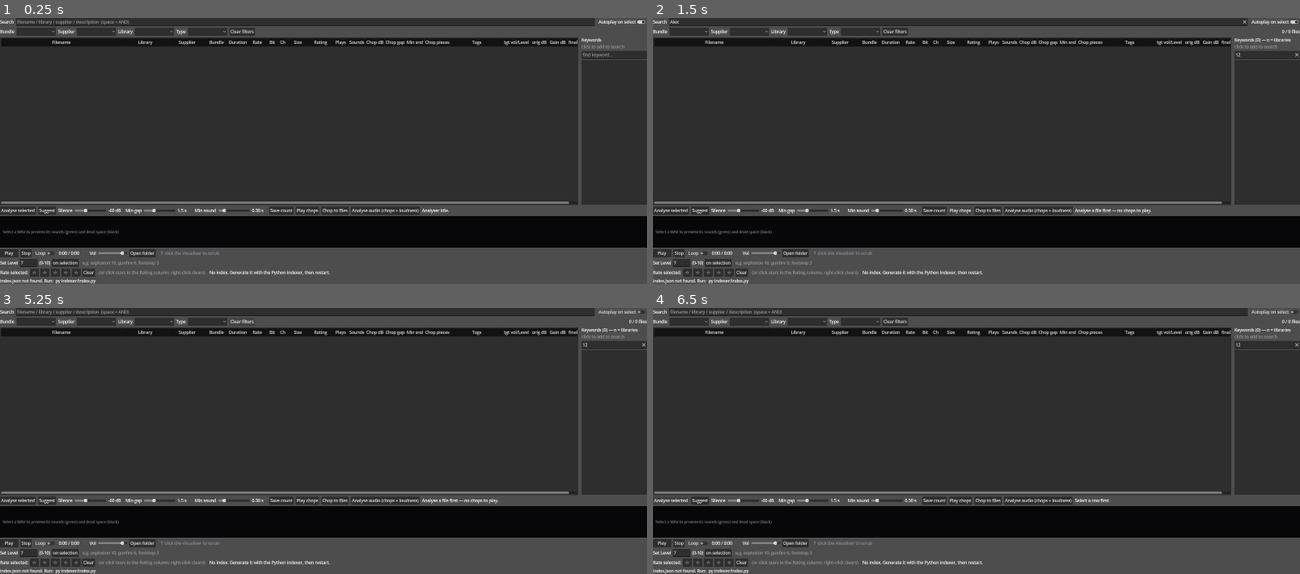
Above: before the commit, frames 1-4 (two rows, left to right).
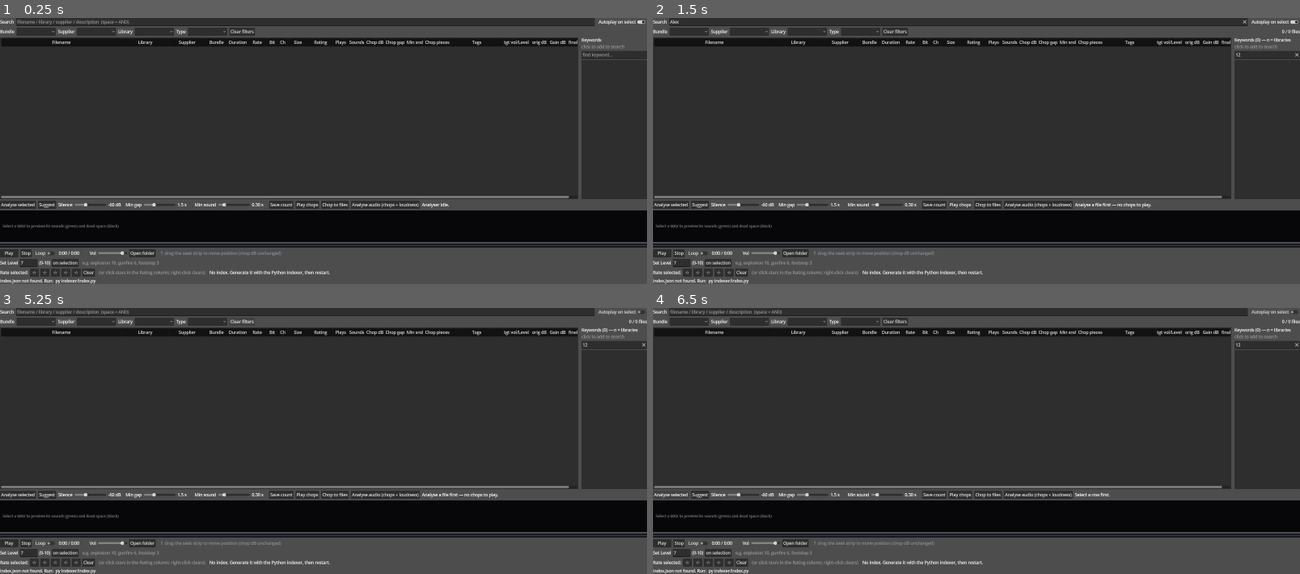
Above: after the commit, the same moments.

Repository: benedictcarter/sound_lib
Game: Godot game, scene res://main.tscn
Two runs of this game, one before a commit and one after it. Both use one fixed random seed, a clock stepped at 60 frames per second and the inputs below.
Inputs (mouse positions are in pixels of both pictures, inside the frame that each line leads up to):
- Up to frame 1 (0.25 s): no input
- Up to frame 2 (1.5 s): click (957, 23) at 0.52 s; type "Alex" at 0.6 s; click (1267, 55) at 0.75 s; type "12" at 0.83 s; click "Play chops" at 1.25 s
- Up to frame 3 (5.25 s): click "Play chops" at 2 s; click "Play" at 2.75 s; click "Play" at 3.5 s; click "Autoplay on select" at 4.25 s; click "Clear filters" at 5 s
- Up to frame 4 (6.5 s): click "Analyse selected" at 5.75 s

The runs differ from the first frame. In frame 1, 6.7% of the frame differs, in the area x 0-100%, y 66-90%; in frame 2, 6.7%; in frame 3, 6.7%; in frame 4, 6.7%.

Commit message:
Add aligned seek-only strip under the visualiser
New SeekBar control sits directly beneath the graph (both full width in the same
VBox; handle at pos*width = the graph's playhead*width, so exactly aligned). Drag
it to move the play position WITHOUT changing the chop dB (left-click on the graph
itself still does both). _process drives both handles from the same fraction;
both seek via _on_graph_seek.

Co-Authored-By: Claude Opus 4.8 <noreply@anthropic.com>

Diff:
--- a/app/main.gd
+++ b/app/main.gd
@@ -187,6 +187,35 @@
 				return true
 		return false
 
+
+## Thin seek-only strip placed directly under the visualiser, full width. Its dot
+## sits at pos*width — the same mapping as the graph's playhead — so they line up
+## exactly. Click/drag seeks playback; it never touches the chop dB.
+class SeekBar extends Control:
+	signal seek_requested(fraction: float)
+	var pos := -1.0                   # 0..1; < 0 hides the handle
+
+	func _gui_input(event: InputEvent) -> void:
+		var scrub := false
+		if event is InputEventMouseButton and event.pressed:
+			scrub = event.button_index == MOUSE_BUTTON_LEFT
+		elif event is InputEventMouseMotion:
+			scrub = (event.button_mask & MOUSE_BUTTON_MASK_LEFT) != 0
+		if scrub:
+			seek_requested.emit(clampf(event.position.x / maxf(size.x, 1.0), 0.0, 1.0))
+			accept_event()
+
+	func _draw() -> void:
+		var w := size.x
+		var h := size.y
+		var cy := h * 0.5
+		draw_rect(Rect2(Vector2.ZERO, size), Color(0.09, 0.10, 0.13))
+		draw_line(Vector2(0, cy), Vector2(w, cy), Color(0.5, 0.5, 0.55, 0.55), 2.0)
+		if pos >= 0.0:
+			var px := pos * w
+			draw_line(Vector2(px, 2), Vector2(px, h - 2), Color(1, 1, 1, 0.5), 1.0)
+			draw_circle(Vector2(px, cy), 6.0, Color(1, 1, 1, 0.95))
+
 # ----- data ----------------------------------------------------------------
 var _all: Array = []          # all records (Dictionaries)
 var _filtered: Array = []     # current view
@@ -216,6 +245,7 @@
 
 # analyser panel / live preview state
 var _graph: WaveGraph
+var _seekbar: SeekBar
 var _an_levels := PackedFloat32Array()    # cached envelope for the loaded file
 var _an_frame_s: float = 0.02
 var _an_duration: float = 0.0
@@ -461,6 +491,14 @@
 
 	_build_analyser(root)
 
+	# --- seek strip directly under the visualiser (aligned; seek only) --
+	_seekbar = SeekBar.new()
+	_seekbar.custom_minimum_size = Vector2(0, 16)
+	_seekbar.size_flags_horizontal = Control.SIZE_EXPAND_FILL
+	_seekbar.tooltip_text = "Drag to move the play position (does not change the chop dB)."
+	_seekbar.seek_requested.connect(_on_graph_seek)
+	root.add_child(_seekbar)
+
 	# --- player bar -----------------------------------------------------
 	var pbar := HBoxContainer.new()
 	pbar.add_theme_constant_override("separation", 8)
@@ -512,7 +550,7 @@
 	# scrub); its play dot and white cursor line up exactly. The hint fills the
 	# rest of this transport row.
 	var seekhint := Label.new()
-	seekhint.text = "  ↑ click the visualiser to scrub"
+	seekhint.text = "  ↑ drag the seek strip to move position (chop dB unchanged)"
 	seekhint.add_theme_color_override("font_color", Color(0.55, 0.55, 0.6))
 	seekhint.size_flags_horizontal = Control.SIZE_EXPAND_FILL
 	pbar.add_child(seekhint)
@@ -1521,6 +1559,9 @@
 		if ph != _graph.playhead:
 			_graph.playhead = ph
 			_graph.queue_redraw()
+			if _seekbar:
+				_seekbar.pos = ph
+				_seekbar.queue_redraw()
 	if _player.stream == null or _stream_len <= 0.0:
 		return
 	if _player.playing:
Not shown, changed: CLAUDE.md
